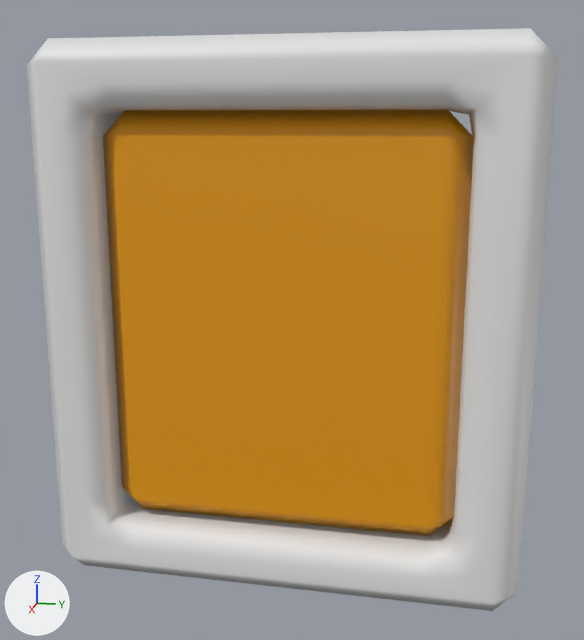
Before and after pictures for a commit that changed the FBX model Assets/PackageAsset/Honda 1/Clay/SM_Clay_Window_01.fbx.
Rendered twice from a 50 mm camera at (0.886, 0.062, 0.67) aimed at (0.402, -0.034, 0.549). Lighting does not change. The marker at lower left points along +X, +Y and +Z. Where no turn or scale is listed for an object, it has been applied to the vertices.

Names of what the first picture shows: 'SM_Clay_Window_01'.
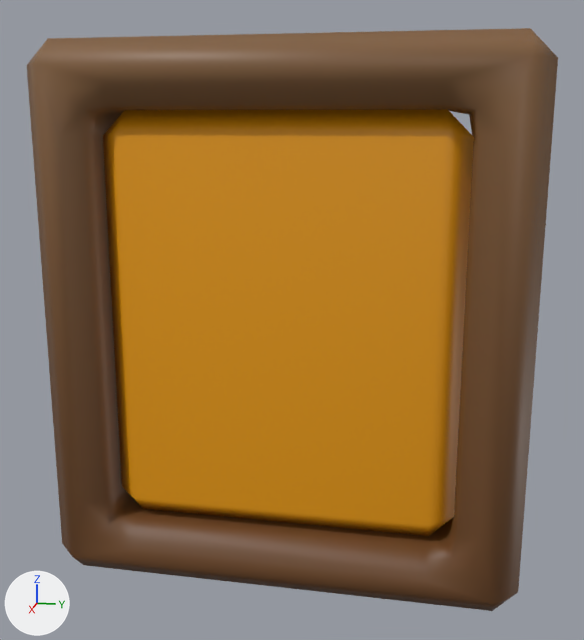
Pixel boxes (x1, y1, x2, y2) of what changed, in the pictures (584 x 640 px):
'SM_Clay_Window_01', surface changed, shading changed (grey to brown): (27, 28, 558, 611) in both

The change in detail:
Picture 'T_All_01.png' (img_t_all_01_png) is new.
In material 'MI_Clay_01' (mat_mi_clay_01), base_color is no longer (0.8, 0.8, 0.8), white #e7e7e7.
In material 'MI_Clay_01' (mat_mi_clay_01), texture is now set to img_t_all_01_png.
me_cube_090_piece_041_piece_003 has 120 vertices, 106 faces and spans x 0.351..0.454, y -0.182..0.11, z 0.384..0.715.
me_cube_090_piece_041_piece_003 is used by ob_sm_clay_window_01; location (0.0, 0.0, 0.0).
me_cube_090_piece_041_piece_003 part 1: its shading normals changed.
